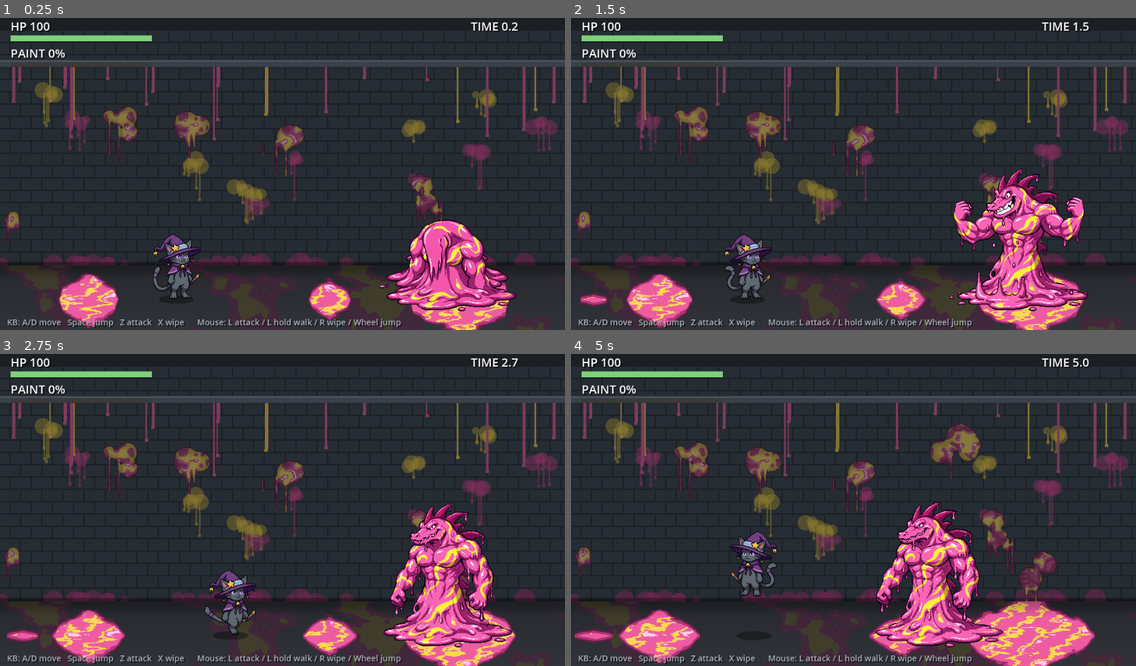
Above: before the commit, frames 1-4 (two rows, left to right).
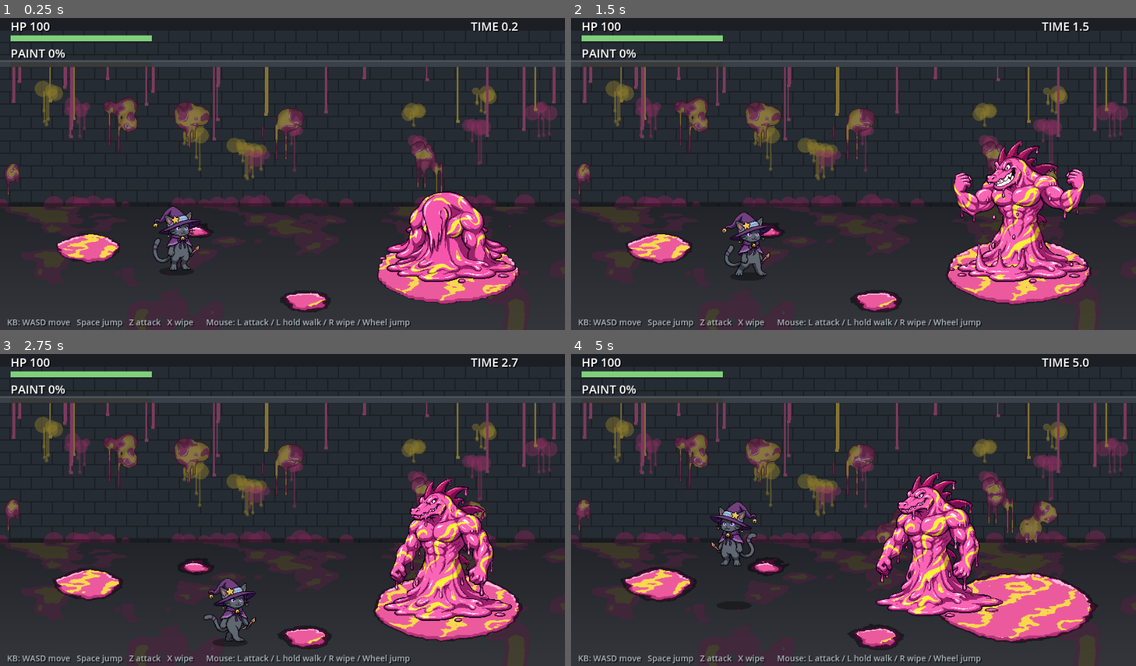
Above: after the commit, the same moments.

Repository: Dekaimo/sewer_proto
Game: Godot game, scene res://main.tscn
Two runs of this game, one before a commit and one after it. Both use one fixed random seed, a clock stepped at 60 frames per second and the inputs below.
Inputs (mouse positions are in pixels of both pictures, inside the frame that each line leads up to):
- Up to frame 1 (0.25 s): no input
- Up to frame 2 (1.5 s): move the mouse to (977, 155) at 0.52 s; hold Right (right) 0.53-1.28 s; hold X (clean) 0.53-1.28 s; tap Z (attack) at 0.6 s; click (977, 155) at 0.67 s; tap Space (jump) at 0.77, 1.07 s; move the mouse to (740, 186) at 1.27 s; hold Down (down, bound only after the commit) from 1.28 s (still down); tap X (clean) at 1.35 s; click (740, 186) at 1.42 s
- Up to frame 3 (2.75 s): tap Space (jump) at 1.52, 1.55, 1.82, 2.1 s; move the mouse to (339, 438) at 2.02 s; release Down (down, bound only after the commit) at 2.03 s; hold Right (right) from 2.03 s (still down); click (339, 438) at 2.17 s; tap Z (attack) at 2.3 s
- Up to frame 4 (5 s): move the mouse to (825, 572) at 2.77 s; release Right (right) at 2.78 s; hold Up (up, bound only after the commit) 2.78-3.53 s; tap Z (attack) at 2.85, 4.55 s; click (825, 572) at 2.92 s; tap Space (jump) at 3.02, 3.32, 3.77, 3.8, 4.07, 4.52, 4.82 s; tap X (clean) at 3.05 s; move the mouse to (1023, 553) at 3.52 s; hold X (clean) 3.53-4.28 s; hold Left (left) from 3.53 s (still down); click (1023, 553) at 3.67 s; move the mouse to (684, 460) at 4.27 s; tap J at 4.35 s; click (684, 460) at 4.42 s

The runs differ from the first frame. In frame 1, 20% of the frame differs, in the area x 0-100%, y 20-100%; in frame 2, 23%; in frame 3, 22%; in frame 4, 27%.

Commit message:
2.5D floor: depth movement, 2D goop grid drawn in sprite style, jump height axis
Co-Authored-By: Claude Fable 5.2 <noreply@anthropic.com>
Claude-Session: https://claude.ai/code/session_016eaBthCvKzWp812yLXmusx

Diff:
--- a/enemy.gd
+++ b/enemy.gd
@@ -28,6 +28,7 @@
 var hug_mat: ShaderMaterial
 var hold_t := 0.0
 var last_x := 0.0
+var last_y := 0.0
 var anim_t := 0.0
 var sprite: Sprite2D
 var emerge_frames: Array[Texture2D] = []
@@ -69,6 +70,7 @@
 
 func _process(delta: float) -> void:
 	anim_t += delta
+	z_index = int(position.y)   # 手前にいるほど前に描く
 	sprite.flip_h = facing > 0
 	sprite.scale = Vector2.ONE
 	sprite.position = Vector2.ZERO
@@ -101,8 +103,9 @@
 		_update_ambush(delta)
 		return
 	# 普段は呼吸、動いているときは這う動き（下の各状態で上書きされる）
-	var moved := absf(position.x - last_x) > 0.3
+	var moved := absf(position.x - last_x) + absf(position.y - last_y) > 0.3
 	last_x = position.x
+	last_y = position.y
 	if moved and state in ["approach", "assist"]:
 		sprite.texture = anims["move"][int(anim_t * 9.0) % 8]
 	else:
@@ -121,7 +124,7 @@
 	spread_t -= delta
 	if spread_t <= 0.0:
 		spread_t = 1.0
-		main.add_goop(position.x, 150.0, 0.12)
+		main.add_goop(position, 150.0, 0.12)
 
 	var dx: float = p.position.x - position.x
 	match state:
@@ -137,9 +140,11 @@
 				# 挟み撃ち：相方と反対側の位置へ回り込む（プレイヤーをすり抜けてよい）
 				var tx: float = clampf(p.position.x + _flank_side(p) * FLANK, main.ARENA_L, main.ARENA_R)
 				var to_slot: float = tx - position.x
+				# 奥行きも合わせに行く（奥・手前にずれれば攻撃を外せる）
+				position.y = move_toward(position.y, p.position.y, 45.0 * delta)
 				if absf(to_slot) > 6.0:
 					position.x += signf(to_slot) * 60.0 * delta
-				elif main.request_token(self):
+				elif absf(p.position.y - position.y) < 14.0 and main.request_token(self):
 					# 抱きつき突進（本命）か、普通の殴り
 					if randf() < 0.6:
 						state = "hug_windup"
@@ -162,8 +167,8 @@
 		"lunge":
 			t -= delta
 			position.x += lunge_dir * 280.0 * delta
-			main.add_goop(position.x, 40.0, 0.04)   # 突進した跡にドロドロが残る
-			var close: bool = absf(p.position.x - position.x) < REACH and p.position.y > position.y - 100.0
+			main.add_goop(position, 40.0, 0.04)   # 突進した跡にドロドロが残る
+			var close: bool = _in_reach(p, REACH)
 			if close and (p.state == "normal" or p.state == "slipped"):
 				# 殴りは被弾のみ。転んでいるところだけは掴む
 				if p.state == "slipped" and p.can_be_grabbed():
@@ -171,11 +176,11 @@
 					_start_hold()
 				else:
 					if p.take_hit(position.x, 2, 4):
-						main.add_floor_splat(p.position.x, 40.0)
+						main.add_floor_splat(p.position, 40.0)
 					state = "recover"
 					t = 0.6
 			elif t <= 0.0:
-				main.add_floor_splat(position.x + lunge_dir * 40.0, 24.0)
+				main.add_floor_splat(position + Vector2(lunge_dir * 40.0, 0.0), 24.0)
 				main.splat_wall(Vector2(position.x + lunge_dir * 60.0, position.y - randf_range(80.0, 200.0)), 40.0)
 				state = "recover"
 				t = 0.6
@@ -203,8 +208,8 @@
 			t -= delta
 			sprite.texture = anims["charge"][clampi(int(anim_t * 14.0), 0, 5)]
 			position.x += lunge_dir * 380.0 * delta
-			main.add_goop(position.x, 40.0, 0.05)
-			var hit: bool = absf(p.position.x - position.x) < REACH + 10.0 and p.position.y > position.y - 110.0
+			main.add_goop(position, 40.0, 0.05)
+			var hit: bool = _in_reach(p, REACH + 10.0)
 			if hit and p.can_be_grabbed():
 				p.grab(self)
 				_hug_impact(p)
@@ -212,7 +217,7 @@
 				slide_v = lunge_dir * 300.0
 			elif t <= 0.0:
 				# 空振り：勢い余ってつんのめる
-				main.add_floor_splat(position.x + lunge_dir * 50.0, 40.0)
+				main.add_floor_splat(position + Vector2(lunge_dir * 50.0, 0.0), 40.0)
 				main.splat_wall(Vector2(position.x + lunge_dir * 80.0, position.y - randf_range(60.0, 180.0)), 36.0)
 				state = "recover"
 				t = 0.9
@@ -220,10 +225,10 @@
 			_update_hold_sprite(delta, p)
 			# 抱きついた勢いのままジュルジュル滑ってから止まる（ドロドロが厚いほど長く滑る）
 			if slide_v != 0.0:
-				var g: float = main.goop_at(position.x)
+				var g: float = main.goop_at(position)
 				slide_v = move_toward(slide_v, 0.0, lerpf(900.0, 260.0, g) * delta)
 				position.x += slide_v * delta
-				main.add_goop(position.x, 50.0, 0.06)
+				main.add_goop(position, 50.0, 0.06)
 				if absf(slide_v) > 60.0 and randf() < 0.3:
 					p.add_dirt(p.random_body_point(), 1)
 				if position.x <= main.ARENA_L or position.x >= main.ARENA_R:
@@ -250,7 +255,7 @@
 				if absf(position.x - target_x) < 6.0 and assist_timer <= 0.0:
 					assist_timer = 0.9
 					p.assist_splash()
-					main.add_floor_splat(p.position.x, 30.0)
+					main.add_floor_splat(p.position, 30.0)
 	_clamp()
 
 
@@ -260,7 +265,7 @@
 	if ambush_cd > 0.0:
 		return false
 	# プレイヤーがドロドロの上にいる、または遠くにいるときに狙う
-	var on_goop: bool = main.goop_at(p.position.x) > 0.25
+	var on_goop: bool = main.goop_at(p.position) > 0.25
 	var far: bool = absf(p.position.x - position.x) > 260.0
 	if on_goop or far:
 		ambush_cd = randf_range(5.0, 9.0)
@@ -283,12 +288,13 @@
 			# 床の下を移動。ドロドロのある所しか通れない。泡だけが見える
 			lurk_t += delta
 			var dx: float = p.position.x - position.x
+			var to_p: Vector2 = p.position - position
 			# ドロドロの中は速く、乾いた床はゆっくり（通った跡がドロドロになる）
-			var sp: float = 200.0 if main.goop_at(position.x) > 0.12 else 70.0
-			if absf(dx) > 4.0:
-				position.x += signf(dx) * sp * delta
-				main.add_goop(position.x, 36.0, 0.04)
-			var under: bool = absf(dx) < 10.0 and p.state != "grabbed"
+			var sp: float = 200.0 if main.goop_at(position) > 0.12 else 70.0
+			if to_p.length() > 4.0:
+				position += to_p.normalized() * Vector2(1.0, 0.6) * sp * delta
+				main.add_goop(position, 36.0, 0.04)
+			var under: bool = to_p.length() < 12.0 and p.state != "grabbed"
 			if (under and lurk_t > 0.6) or lurk_t > 4.5:
 				state = "ambush"
 				anim_t = 0.0
@@ -302,9 +308,9 @@
 			sprite.texture = emerge_frames[j]
 			if j >= 4 and not ambush_done:
 				ambush_done = true
-				main.add_goop(position.x, 90.0, 0.3)
+				main.add_goop(position, 90.0, 0.3)
 				main.splat_wall(Vector2(position.x, position.y - randf_range(60.0, 180.0)), 40.0)
-				var close: bool = absf(p.position.x - position.x) < REACH and p.position.y > position.y - 120.0
+				var close: bool = _in_reach(p, REACH)
 				if close and p.can_be_grabbed():
 					p.grab(self)
 					_start_hold()
@@ -374,7 +380,7 @@
 	p.damage(6.0)
 	for i in 3:
 		main.splat_wall(Vector2(p.position.x + randf_range(-120.0, 120.0), p.position.y - randf_range(50.0, 220.0)), randf_range(30.0, 55.0))
-	main.add_goop(p.position.x, 160.0, 0.4)
+	main.add_goop(p.position, 160.0, 0.4)
 	main.sfx.play("assist")
 
 
@@ -384,7 +390,7 @@
 	state = "swallow"
 	anim_t = 0.0
 	position.x = clampf(p.position.x - facing * 10.0, main.ARENA_L, main.ARENA_R)
-	z_index = 5
+	position.y = p.position.y
 
 
 ## 1体目は今いる側、2体目以降は1体目の反対側を受け持つ
@@ -399,8 +405,14 @@
 	return -lead_side
 
 
+func _in_reach(p, r: float) -> bool:
+	# 横の距離・奥行き・高さ（ジャンプで飛び越えられる）がすべて近いときだけ届く
+	return absf(p.position.x - position.x) < r and absf(p.position.y - position.y) < 24.0 and p.z < 70.0
+
+
 func _clamp() -> void:
 	position.x = clampf(position.x, main.ARENA_L, main.ARENA_R)
+	position.y = clampf(position.y, main.DEPTH_MIN, main.DEPTH_MAX)
 
 
 func on_hit(dir: int) -> void:
--- a/floor.gdshader
+++ b/floor.gdshader
@@ -1,11 +1,10 @@
 shader_type canvas_item;
 // 下水道の床。下地は古いペンキ染み、その上に「ドロドロ」(goop_tex) を描く。
-// goop_tex は横1行の厚みマップ（0〜1）。足元の線の周りに帯状に広がる。
+// goop_tex は床全体の厚みマップ（0〜1）。キャラのドット絵と同じ描き方（暗い輪郭・下側の影・てかり）にする。
 
-uniform vec2 size = vec2(960.0, 110.0);
+uniform vec2 size = vec2(960.0, 210.0);
 uniform float px = 1.0;
 uniform sampler2D goop_tex : filter_linear, repeat_disable;
-uniform float feet_v = 0.53;   // 足元の線の位置（0=奥 1=手前）
 
 float hash(vec2 p) { return fract(sin(dot(p, vec2(127.1, 311.7))) * 43758.5453); }
 float noise(vec2 p) {
@@ -25,38 +24,40 @@
 	vec2 p = floor(UV * size / px) * px;
 	vec2 uv = p / size;
 	float depth = uv.y;
-	vec2 q = vec2(p.x / 60.0, p.y / (18.0 + 30.0 * depth));
+	vec2 q = vec2(p.x / 70.0, p.y / (16.0 + 26.0 * depth));
 
-	// --- 下地：古くて濁ったペンキ染み ---
-	vec3 base = mix(vec3(0.15, 0.16, 0.18), vec3(0.19, 0.20, 0.22), depth);
+	// --- 下地：濡れた石の床と、古くて濁ったペンキ染み ---
+	vec3 base = mix(vec3(0.13, 0.14, 0.16), vec3(0.20, 0.21, 0.23), depth);
 	float n0 = fbm(q * 0.8 + vec2(7.0, 0.0));
 	vec3 col = base;
 	if (n0 > 0.58) col = mix(base, vec3(0.30, 0.13, 0.24), 0.6);
 	if (n0 > 0.66) col = mix(base, vec3(0.33, 0.29, 0.14), 0.5);
 
 	// --- ドロドロ ---
-	float g = texture(goop_tex, vec2(uv.x, 0.5)).r;
-	float t = TIME * 0.05;
-	float wob = fbm(vec2(p.x / 26.0 + t, p.y / 9.0));
-	// 厚いほど足元の線から奥・手前へ広く広がる
-	float half_w = g * (0.42 + 0.25 * wob);
-	float d = abs(depth - feet_v);
-	float edge = half_w - d;
-	if (g > 0.04 && edge > 0.0) {
-		float m = fbm(vec2(p.x / 40.0 - t * 2.0, p.y / 12.0) * 1.5);
-		vec3 pink = vec3(0.93, 0.36, 0.63);
-		vec3 pink_dark = vec3(0.70, 0.20, 0.47);
-		vec3 yellow = vec3(0.98, 0.85, 0.32);
+	float t = TIME * 0.04;
+	vec2 cell = 1.0 / size;
+	float wob = (fbm(vec2(p.x / 22.0 + t, p.y / 9.0)) - 0.5) * 0.22;
+	float g = texture(goop_tex, uv).r;
+	float v = g + wob * step(0.03, g);
+	float th = 0.30;
+	if (v > th) {
+		// となりの厚み（上＝奥、下＝手前）で、盛り上がりの明暗をつける
+		float g_dn = texture(goop_tex, uv + vec2(0.0, cell.y * 5.0)).r + wob;
+		float g_up = texture(goop_tex, uv - vec2(0.0, cell.y * 5.0)).r + wob;
+		vec3 pink = vec3(0.925, 0.353, 0.620);
+		vec3 pink_dark = vec3(0.722, 0.208, 0.478);
+		vec3 yellow = vec3(0.976, 0.847, 0.302);
 		vec3 gc = pink;
-		float swirl = sin(p.x / 9.0 + m * 10.0 + p.y / 7.0);
-		if (swirl > 0.72) gc = yellow;
-		if (edge < 0.035) gc = pink_dark;                       // 縁取り
-		if (edge > 0.05 && m > 0.66 && swirl < 0.0) gc = vec3(1.0, 0.80, 0.90);   // てかり
-		col = gc;   // 床のドロドロはワニと同じ色。どこから出てくるかわからないように一体化させる
-	} else if (g > 0.04 && edge > -0.03) {
-		col = mix(col, vec3(0.45, 0.12, 0.30), 0.6);   // にじみ
+		float m = fbm(vec2(p.x / 46.0 - t, p.y / 14.0));
+		float swirl = sin(p.x / 15.0 + m * 9.0 + p.y / 9.0);
+		if (swirl > 0.80) gc = yellow;
+		if (g_dn < th + 0.04) gc = pink_dark;                             // 手前の縁は影
+		else if (g_up < th + 0.02 && swirl < 0.3) gc = vec3(1.0, 0.72, 0.86);   // 奥の縁はてかり
+		if (m > 0.70 && swirl < -0.2 && v > th + 0.2) gc = vec3(1.0, 0.86, 0.94);   // 面のてかり
+		if (v < th + 0.05) gc = vec3(0.26, 0.05, 0.19);                      // 暗い輪郭
+		col = gc;
+	} else if (v > th - 0.06 && g > 0.03) {
+		col = mix(col, vec3(0.0), 0.45);   // 床に落ちる影
 	}
-
-	col *= 0.75 + 0.25 * smoothstep(0.0, 0.25, depth);
 	COLOR = vec4(col, 1.0);
 }
--- a/hud.gd
+++ b/hud.gd
@@ -26,7 +26,7 @@
 	draw_rect(Rect2(18, 84, 240, 8), Color("3a3a3a"))
 	draw_rect(Rect2(18, 84, 240 * c, 8), Color("ec5a9e"))
 	_txt(Vector2(800, 30), "TIME %.1f" % main.survive_time)
-	_txt(Vector2(12, 532), "KB: A/D move   Space jump   Z attack   X wipe      Mouse: L attack / L hold walk / R wipe / Wheel jump", Color("aab3ba"), FS_SMALL)
+	_txt(Vector2(12, 532), "KB: WASD move   Space jump   Z attack   X wipe      Mouse: L attack / L hold walk / R wipe / Wheel jump", Color("aab3ba"), FS_SMALL)
 
 	if p.state == "slipped":
 		_txt(p.position + Vector2(-60, -80), "SLIPPED!  <- ->", Color("f9d84d"))
--- a/main.gd
+++ b/main.gd
@@ -10,16 +10,21 @@
 
 const VIEW_W := 960.0
 const VIEW_H := 540.0
-const FLOOR_TOP := 430.0   # 壁と床の境目
-const FLOOR_Y := 488.0     # 足元の線（床の奥行きの中ほど）
+const FLOOR_TOP := 330.0   # 壁と床の境目
+const FLOOR_Y := 440.0     # 開始時の立ち位置（奥行き）
+const DEPTH_MIN := 352.0   # 歩ける範囲のいちばん奥
+const DEPTH_MAX := 516.0   # いちばん手前
 const ARENA_L := 30.0
 const ARENA_R := 930.0
 
 var player
 var sfx
 var enemies: Array = []
-# 床のドロドロ（マリオサンシャインの「らくがき」風）。4pxごとの厚み 0〜1
-const GOOP_CELL := 4.0
+# 床のドロドロ（マリオサンシャインの「らくがき」風）。床全体をマス目に分けた厚み 0〜1
+const GOOP_CX := 6.0   # 1マスの横幅
+const GOOP_CY := 3.0   # 1マスの縦幅（床は奥行きが潰れて見えるので半分）
+var goop_w := 0
+var goop_h := 0
 var goop := PackedFloat32Array()
 var goop_img: Image
 var goop_tex: ImageTexture
@@ -62,14 +67,12 @@
 	fm.set_shader_parameter("size", fl.size)
 	_init_goop()
 	fm.set_shader_parameter("goop_tex", goop_tex)
-	fm.set_shader_parameter("feet_v", (FLOOR_Y - FLOOR_TOP) / fl.size.y)
 	fl.material = fm
 	fl.mouse_filter = Control.MOUSE_FILTER_IGNORE
 	add_child(fl)
 	player = PlayerScript.new()
 	player.main = self
 	player.position = Vector2(300, FLOOR_Y)
-	player.z_index = 2
 	add_child(player)
 	for x in [760.0]:   # ペンキワニは1体（2体目は別の敵として後で追加）
 		var e = EnemyScript.new()
@@ -79,7 +82,7 @@
 		enemies.append(e)
 	var hud = HudScript.new()
 	hud.main = self
-	hud.z_index = 10
+	hud.z_index = 4000
 	add_child(hud)
 
 
@@ -92,8 +95,7 @@
 	_update_mess(delta)
 	if goop_dirty:
 		goop_dirty = false
-		for i in goop.size():
-			goop_img.set_pixel(i, 0, Color(goop[i], 0, 0))
+		goop_img.set_data(goop_w, goop_h, false, Image.FORMAT_RF, goop.to_byte_array())
 		goop_tex.update(goop_img)
 
 
@@ -101,7 +103,9 @@
 func _setup_input() -> void:
 	_add_keys("left", [KEY_LEFT, KEY_A])
 	_add_keys("right", [KEY_RIGHT, KEY_D])
-	_add_keys("jump", [KEY_UP, KEY_W, KEY_SPACE])
+	_add_keys("up", [KEY_UP, KEY_W])
+	_add_keys("down", [KEY_DOWN, KEY_S])
+	_add_keys("jump", [KEY_SPACE])
 	_add_keys("attack", [KEY_Z, KEY_J])
 	_add_keys("clean", [KEY_X, KEY_K])
 	_add_keys("restart", [KEY_R])
@@ -150,54 +154,60 @@
 
 # ---------- 床のドロドロ ----------
 func _init_goop() -> void:
-	var n := int(VIEW_W / GOOP_CELL)
-	goop.resize(n)
-	goop_img = Image.create(n, 1, false, Image.FORMAT_RF)
+	goop_w = int(VIEW_W / GOOP_CX)
+	goop_h = int((VIEW_H - FLOOR_TOP) / GOOP_CY)
+	goop.resize(goop_w * goop_h)
+	goop_img = Image.create(goop_w, goop_h, false, Image.FORMAT_RF)
 	goop_tex = ImageTexture.create_from_image(goop_img)
 	# 最初からあちこちにドロドロがある
-	add_goop(150.0, 90.0, 0.8)
-	add_goop(560.0, 60.0, 0.6)
-	add_goop(780.0, 160.0, 1.0)   # ワニの足元
-
-
-## x を中心に幅 w のドロドロを amount だけ足す（中心ほど厚い）
-func add_goop(x: float, w: float, amount: float) -> void:
-	var i0 := int((x - w * 0.5) / GOOP_CELL)
-	var i1 := int((x + w * 0.5) / GOOP_CELL)
-	for i in range(maxi(i0, 0), mini(i1 + 1, goop.size())):
-		var cx := (i + 0.5) * GOOP_CELL
-		var k := 1.0 - absf(cx - x) / (w * 0.5 + 0.01)
-		if k > 0.0:
-			goop[i] = minf(goop[i] + amount * (0.4 + 0.6 * k), 1.0)
+	add_goop(Vector2(150, 400), 110.0, 0.8)
+	add_goop(Vector2(520, 490), 90.0, 0.6)
+	add_goop(Vector2(330, 370), 70.0, 0.5)
+	add_goop(Vector2(760, 440), 240.0, 1.0)   # ワニの足元
+
+
+## p を中心に横幅 w のドロドロを amount だけ足す（中心ほど厚い。奥行き方向は潰れた楕円）
+func add_goop(p: Vector2, w: float, amount: float) -> void:
+	_paint_goop(p, w, amount)
+
+
+func add_floor_splat(p: Vector2, w: float) -> void:
+	_paint_goop(p, w * 1.6, 0.5)
+
+
+## 筆で p のまわりのドロドロを薄くする
+func clean_floor(p: Vector2, w: float, power := 0.45) -> void:
+	_paint_goop(p, w, -power)
+
+
+func _paint_goop(p: Vector2, w: float, amount: float) -> void:
+	var rx := w * 0.5 + 0.01
+	var ry := rx * 0.45
+	var x0 := maxi(int((p.x - rx) / GOOP_CX), 0)
+	var x1 := mini(int((p.x + rx) / GOOP_CX), goop_w - 1)
+	var y0 := maxi(int((p.y - ry - FLOOR_TOP) / GOOP_CY), 0)
+	var y1 := mini(int((p.y + ry - FLOOR_TOP) / GOOP_CY), goop_h - 1)
+	for cy in range(y0, y1 + 1):
+		var dy := ((cy + 0.5) * GOOP_CY + FLOOR_TOP - p.y) / ry
+		for cx in range(x0, x1 + 1):
+			var dx := ((cx + 0.5) * GOOP_CX - p.x) / rx
+			var d := sqrt(dx * dx + dy * dy)
+			if d < 1.0:
+				var i := cy * goop_w + cx
+				if amount > 0.0:
+					goop[i] = minf(goop[i] + amount * (0.4 + 0.6 * (1.0 - d)), 1.0)
+				else:
+					goop[i] = maxf(goop[i] + amount, 0.0)
 	goop_dirty = true
 
 
-# 互換用：敵の攻撃などで床が汚れる
-func add_floor_splat(x: float, w: float) -> void:
-	add_goop(x, w * 1.6, 0.5)
-
-
-## モップ（筆）で範囲のドロドロを薄くする。消えた量を返す
-func clean_floor(x0: float, x1: float, power := 0.45) -> float:
-	var removed := 0.0
-	for i in range(maxi(int(x0 / GOOP_CELL), 0), mini(int(x1 / GOOP_CELL) + 1, goop.size())):
-		var before := goop[i]
-		goop[i] = maxf(goop[i] - power, 0.0)
-		removed += before - goop[i]
-	goop_dirty = true
-	return removed
-
-
 ## 足元のドロドロの厚み（0〜1）
-func goop_at(x: float) -> float:
-	var i := int(x / GOOP_CELL)
-	if i < 0 or i >= goop.size():
+func goop_at(p: Vector2) -> float:
+	var cx := int(p.x / GOOP_CX)
+	var cy := int((p.y - FLOOR_TOP) / GOOP_CY)
+	if cx < 0 or cy < 0 or cx >= goop_w or cy >= goop_h:
 		return 0.0
-	return goop[i]
-
-
-func splat_under(x: float) -> bool:
-	return goop_at(x) > 0.15
+	return goop[cy * goop_w + cx]
 
 
 # ---------- 壁のペンキと、全体の汚れの進行 ----------
@@ -211,6 +221,9 @@
 
 ## 壁にベチャッとペンキを付ける（いびつな塊＋垂れ）
 func splat_wall(pos: Vector2, r: float, amount := 1.0) -> void:
+	# 床の高さを指定されたら、壁の下の方に付ける
+	if pos.y > FLOOR_TOP - 20.0:
+		pos.y = randf_range(FLOOR_TOP - 150.0, FLOOR_TOP - 20.0)
 	var cw := wall_img.get_width()
 	var ch := wall_img.get_height()
 	var c := pos / WALL_CELL
@@ -250,7 +263,7 @@
 			x = clampf(e.position.x + randf_range(-220, 220), 0, VIEW_W)
 		splat_wall(Vector2(x, randf_range(120, FLOOR_TOP - 10)), randf_range(12, 34), 0.9)
 		# 配管から床に垂れて、床のドロドロも増える
-		add_goop(randf_range(0, VIEW_W), randf_range(20, 60), 0.15 + minf(survive_time * 0.004, 0.35))
+		add_goop(Vector2(randf_range(0, VIEW_W), randf_range(FLOOR_TOP + 10, VIEW_H)), randf_range(30, 80), 0.2 + minf(survive_time * 0.004, 0.35))
 	# 壁のペンキが下に流れる
 	flow_t -= delta
 	if flow_t <= 0.0:
@@ -270,12 +283,15 @@
 	# 床のドロドロが横ににじんで広がる
 	spread_goop_t -= delta
 	if spread_goop_t <= 0.0:
-		spread_goop_t = 0.4
+		spread_goop_t = 0.6
 		var src := goop.duplicate()
-		for i in range(1, goop.size() - 1):
-			var nb := maxf(src[i - 1], src[i + 1]) * 0.93
-			if nb > goop[i]:
-				goop[i] = lerpf(goop[i], nb, 0.35)
+		for cy in range(1, goop_h - 1):
+			var row := cy * goop_w
+			for cx in range(1, goop_w - 1):
+				var i := row + cx
+				var nb := maxf(maxf(src[i - 1], src[i + 1]), maxf(src[i - goop_w], src[i + goop_w])) * 0.9
+				if nb > src[i]:
+					goop[i] = lerpf(src[i], nb, 0.3)
 		goop_dirty = true
 
 
--- a/player.gd
+++ b/player.gd
@@ -40,6 +40,8 @@
 var vel := Vector2.ZERO
 var facing := 1
 var on_floor := true
+var z := 0.0     # ジャンプの高さ（position.y は床の上での奥行き）
+var vz := 0.0
 var grabbed_by = null
 var struggle := 0.0
 var last_dir := 0
@@ -198,7 +200,7 @@
 	# 飛び散って後ろの壁も汚れる
 	main.splat_wall(position + Vector2(-facing * 30.0, -randf_range(40.0, 120.0)), 28.0)
 	vel.x = (1.0 if position.x > from_x else -1.0) * 220.0
-	vel.y = -120.0
+	vz = 120.0
 	on_floor = false
 	hitstun = 0.3
 	invuln = 0.6
@@ -231,13 +233,14 @@
 	hidden_in_hug = false   # 抱きつきの絵から自分の表示に戻す
 	invuln = 1.0
 	main.sfx.play("escape")
-	position.y = main.FLOOR_Y - 1
 	on_floor = false
 	if is_instance_valid(e):
-		vel = Vector2(-e.facing * 260.0, -220.0)
+		vel = Vector2(-e.facing * 260.0, 0.0)
+		vz = 220.0
 		e.on_escaped()
 	else:
-		vel = Vector2(0.0, -220.0)
+		vel = Vector2.ZERO
+		vz = 220.0
 
 
 func _defeat() -> void:
@@ -295,6 +298,7 @@
 		"grabbed":
 			_update_grabbed(delta)
 	_update_frame(delta)
+	z_index = int(position.y)   # 手前にいるほど前に描く
 	sprite.flip_h = facing < 0
 	if state != "grabbed":
 		hidden_in_hug = false
@@ -309,32 +313,33 @@
 	elif cleaning:
 		f = 3
 	sprite.texture = FRAMES[f]
-	# 歩きアニメ（速さに合わせてコマ送り）
-	if state == "normal" and on_floor and absf(vel.x) > 8.0 and f == 0:
-		bob += delta * absf(vel.x) / 14.0
+	sprite.position = Vector2(0.0, -z)
+	if state == "normal" and on_floor and vel.length() > 8.0 and f == 0:
+		# 歩きアニメ（速さに合わせてコマ送り）
+		bob += delta * vel.length() / 14.0
 		sprite.texture = WALK[int(bob) % 4]
-		sprite.position.y = 0.0
 	elif state == "normal" and f == 0:
 		# 待機の呼吸
 		sprite.texture = IDLE_ANIM[int(Time.get_ticks_msec() / 220) % 4]
 	elif state == "slipped":
 		sprite.position = Vector2(facing * 55.0, -32.0)   # 横倒しで床に寝そべる（足元を中心に）
-	else:
-		sprite.position.y = 0.0
 
 
 func _update_normal(delta: float) -> void:
 	var c := contamination()
-	var dir := Input.get_axis("left", "right")
-	var mouse_x := get_global_mouse_position().x
-	if dir == 0.0 and lmb_held and lmb_time >= 0.18 and absf(mouse_x - position.x) > 8.0:
-		dir = 1.0 if mouse_x > position.x else -1.0
+	var inp := Vector2(Input.get_axis("left", "right"), Input.get_axis("up", "down"))
+	var mouse := get_global_mouse_position()
+	var mouse_x := mouse.x
+	if inp == Vector2.ZERO and lmb_held and lmb_time >= 0.18 and mouse.distance_to(position) > 8.0:
+		inp = (mouse - position).normalized()
+	if inp.length() > 1.0:
+		inp = inp.normalized()
 	var want_clean := Input.is_action_pressed("clean") or Input.is_mouse_button_pressed(MOUSE_BUTTON_RIGHT)
 	cleaning = want_clean and on_floor and hitstun <= 0.0
 	if hitstun > 0.0 or cleaning:
-		dir = 0.0
-	if dir != 0.0:
-		facing = 1 if dir > 0 else -1
+		inp = Vector2.ZERO
+	if absf(inp.x) > 0.1:
+		facing = 1 if inp.x > 0 else -1
 
 	# 自分を拭く（その場で動けなくなる代わりに汚れを少しずつ落とす）
 	if cleaning:
@@ -346,10 +351,10 @@
 
 	var speed := 140.0 * (1.0 - 0.55 * c)
 	# 床のドロドロ：厚いほど遅く、ヌルヌル滑り、足元から汚れていく
-	var g: float = main.goop_at(position.x) if on_floor else 0.0
+	var g: float = main.goop_at(position) if on_floor else 0.0
 	if g > 0.1:
 		speed *= 1.0 - 0.35 * g
-		floor_timer += delta * (0.5 + absf(vel.x) / 140.0)
+		floor_timer += delta * (0.5 + vel.length() / 140.0)
 		if floor_timer > 0.5 - 0.3 * g:
 			floor_timer = 0.0
 			# 厚いほど高い位置まで跳ねる（足→脚→胴）
@@ -358,21 +363,21 @@
 			main.sfx.play("step_paint", -3.0, 0.2)
 
 	if hitstun > 0.0:
-		vel.x = move_toward(vel.x, 0.0, 700.0 * delta)
+		vel = vel.move_toward(Vector2.ZERO, 700.0 * delta)
 	else:
 		# 地面が乾いていればキビキビ、ドロドロだと止まりにくく曲がりにくい
 		var accel := lerpf(1400.0, 220.0, g)
-		var target := dir * speed
+		var target := Vector2(inp.x * speed, inp.y * speed * 0.6)   # 奥行き方向は少し遅い
 		# 勢いがついた状態で急に切り返す／止まると転ぶことがある
-		if g > 0.45 and absf(vel.x) > 90.0 and signf(target) != signf(vel.x) and randf() < 2.5 * g * delta:
+		if g > 0.45 and absf(vel.x) > 90.0 and signf(target.x) != signf(vel.x) and randf() < 2.5 * g * delta:
 			_slip()
 			return
-		vel.x = move_toward(vel.x, target, accel * delta)
+		vel = vel.move_toward(target, accel * delta)
 
 	var jump := Input.is_action_just_pressed("jump") or queued_jump
 	queued_jump = false
 	if on_floor and jump and not cleaning:
-		vel.y = -360.0 * (1.0 - 0.4 * c)
+		vz = 360.0 * (1.0 - 0.4 * c)
 		on_floor = false
 
 	var mouse_attack := queued_attack
@@ -384,37 +389,39 @@
 		attack_cd = 0.4
 		_do_attack()
 
-	vel.y += 900.0 * delta
 	position += vel * delta
-	if position.y >= main.FLOOR_Y:
-		position.y = main.FLOOR_Y
-		var landing_speed := vel.y
-		vel.y = 0.0
-		if not on_floor:
+	position.x = clampf(position.x, main.ARENA_L, main.ARENA_R)
+	position.y = clampf(position.y, main.DEPTH_MIN, main.DEPTH_MAX)
+	if not on_floor:
+		vz -= 900.0 * delta
+		z += vz * delta
+		if z <= 0.0:
+			var landing_speed := -vz
+			z = 0.0
+			vz = 0.0
 			on_floor = true
 			# ドロドロの上に着地：跳ねて汚れる。勢いがあると足を取られて転ぶ
-			var lg: float = main.goop_at(position.x)
+			var lg: float = main.goop_at(position)
 			if lg > 0.2:
 				for i in 2:
 					add_dirt(Vector2i(randi_range(40, 88), randi_range(95, 118)), 1)
-				main.add_goop(position.x, 30.0, 0.05)
+				main.add_goop(position, 30.0, 0.05)
 				main.sfx.play("step_paint")
 				if lg > 0.5 and landing_speed > 250.0 and randf() < 0.5 * lg:
 					_slip()
-	position.x = clampf(position.x, main.ARENA_L, main.ARENA_R)
 
 
 func _do_attack() -> void:
 	# モップ（筆）攻撃：前方の床掃除＋敵を押し返す
 	var x0 := position.x + (10.0 if facing > 0 else -60.0)
 	var x1 := x0 + 50.0
-	main.clean_floor(x0, x1, 0.35)
+	main.clean_floor(Vector2((x0 + x1) * 0.5, position.y), 80.0, 0.35)
 	main.sfx.play("mop", -2.0)
 	for e in main.enemies:
 		if not e.active():
 			continue
 		var ex: float = e.position.x
-		if ex > x0 - 50.0 and ex < x1 + 50.0 and absf(e.position.y - position.y) < 80.0:
+		if ex > x0 - 50.0 and ex < x1 + 50.0 and absf(e.position.y - position.y) < 30.0:
 			e.on_hit(facing)
 			if randf() < 0.3:
 				add_dirt(Vector2i(64 + facing * 30, randi_range(60, 90)), 1)  # 跳ね返り
@@ -427,11 +434,12 @@
 	struggle = 0.0
 	last_dir = 0
 	vel.x *= 0.6
+	vel.y = 0.0
 	main.sfx.play("hit")
 	# 倒れ込んだ側がべったり汚れる
 	for i in 5:
 		add_dirt(Vector2i(randi_range(30, 98), randi_range(40, 118)), 2)
-	main.add_goop(position.x, 70.0, 0.25)
+	main.add_goop(position, 70.0, 0.25)
 	damage(3.0)
 	# 90度回転なのでドットは崩れない
 	sprite.rotation = -PI / 2 * facing
@@ -464,7 +472,8 @@
 	if not is_instance_valid(grabbed_by):
 		state = "normal"
 		return
-	position = grabbed_by.position + Vector2(grabbed_by.facing * 40, -50)
+	position = grabbed_by.position + Vector2(grabbed_by.facing * 40, 1)
+	z = 0.0
 	facing = -grabbed_by.facing
 	struggle -= 0.22 * delta
 	var d := 0
@@ -495,8 +504,7 @@
 func _draw() -> void:
 	# 足元の影（ジャンプ中も床に残す）
 	if state != "defeated" and not hidden_in_hug:
-		var gy: float = main.FLOOR_Y - position.y
-		draw_set_transform(Vector2(0, gy), 0.0, Vector2(1.0, 0.25))
+		draw_set_transform(Vector2.ZERO, 0.0, Vector2(1.0, 0.25))
 		draw_circle(Vector2.ZERO, 30.0, Color(0, 0, 0, 0.35))
 		draw_set_transform(Vector2.ZERO, 0.0, Vector2.ONE)
 	if cleaning and state == "normal":
